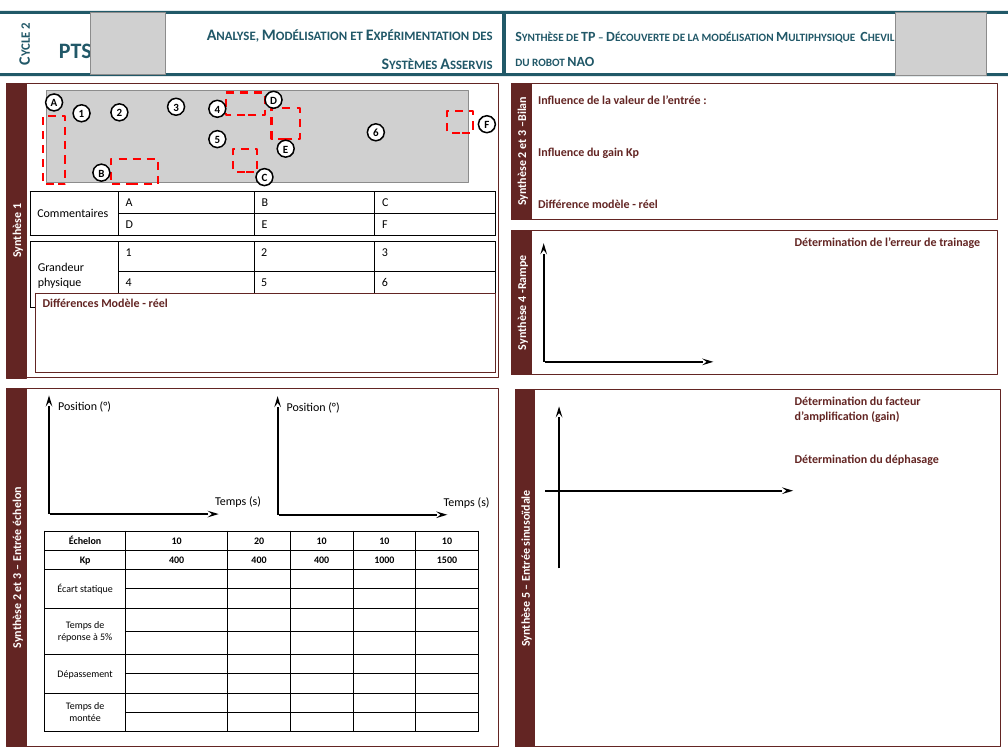
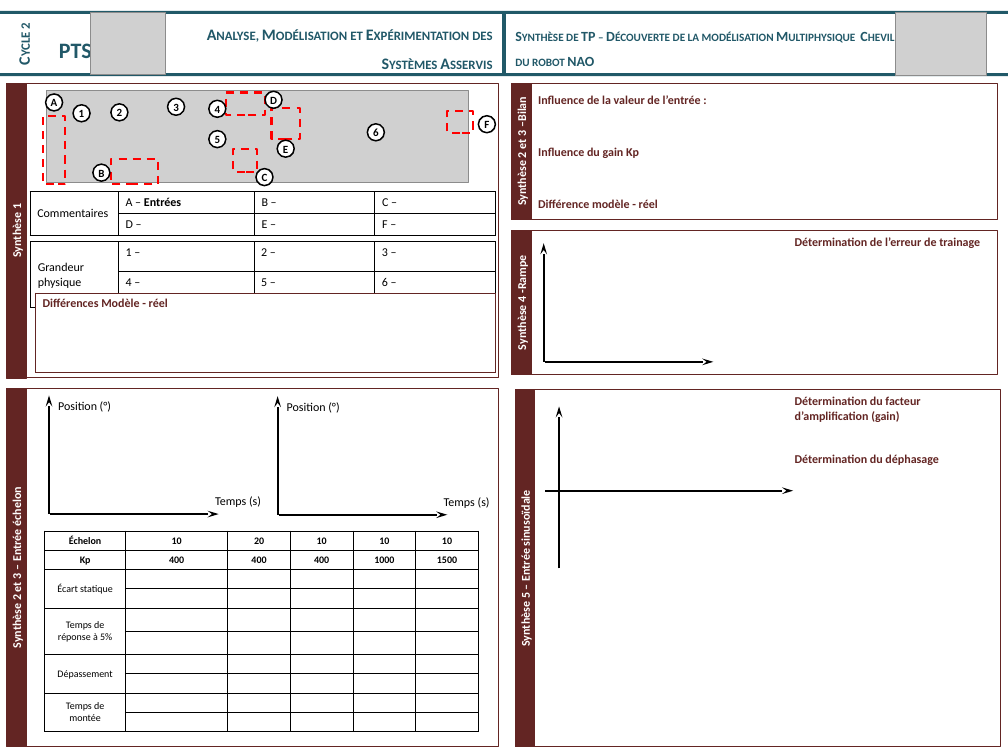
Before and after one commit to xpessoles/Cycle_02_DecouverteSLCI, a slide deck: slide 1 of TP/TP_ModelisationMultiphysique_Cheville/Synthèse_Eleve.pptx. Drawn at 1008x756 pixels with LibreOffice and Linux fonts; fonts in the diff are those of the drawing; grey boxes stand for pictures. Boxes give left, top, right and bottom in pixels: in the first picture for what was removed or moved away, otherwise in the second. Text is boxed around its words. In the diff, an @@ line names an element or a change of style, - is before the commit and + after.

```diff
--- a/TP/TP_ModelisationMultiphysique_Cheville/Synthèse_Eleve.pptx
+++ b/TP/TP_ModelisationMultiphysique_Cheville/Synthèse_Eleve.pptx
@@ table at bbox=[30, 192, 495, 235] @@
-row 1: Commentaires | A | B | C
+row 1: Commentaires | A – Entrées | B – | C –
-row 2:  | D | E | F
+row 2:  | D – | E – | F –
@@ table at bbox=[30, 242, 495, 292] @@
-row 1: Grandeur physique | 1 | 2 | 3
+row 1: Grandeur physique | 1 – | 2 – | 3 –
-row 2:  | 4 | 5 | 6
+row 2:  | 4 – | 5 – | 6 –
```
Also in this commit, not shown: 1 slide added, 2 other files.
